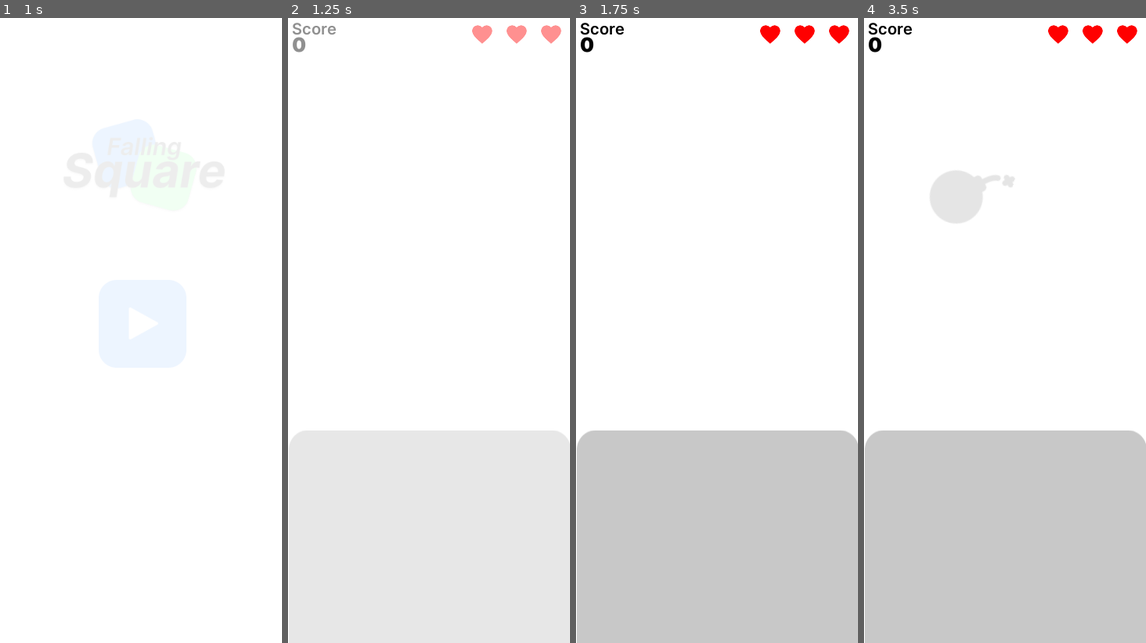
Above: before the commit, frames 1-4 (left to right).
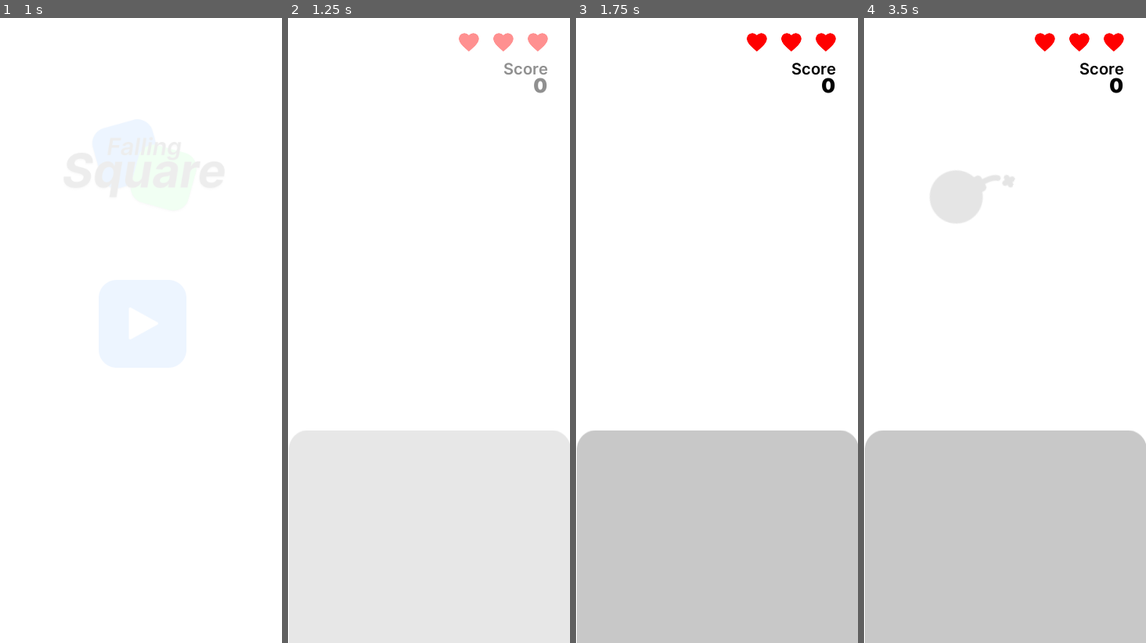
Above: after the commit, the same moments.

Repository: EmilienLeroy/FallingSquare
Game: Godot game, scene res://main.tscn
Same seed, same stepped clock (60 frames per second), same inputs: the game is played once before the commit and once after it.
Inputs (mouse positions are in pixels of both pictures, inside the frame that each line leads up to):
- Up to frame 1 (1 s): click (143, 324) at 0.5 s
- Up to frame 2 (1.25 s): no input
- Up to frame 3 (1.75 s): move the mouse to (779, 299) at 1.27 s; click (779, 299) at 1.42 s
- Up to frame 4 (3.5 s): tap Enter at 2 s; move the mouse to (948, 361) at 2.02 s; click (948, 361) at 2.17 s; tap Space at 2.75 s; move the mouse to (965, 61) at 2.77 s; click (965, 61) at 2.92 s

Frame 1 is identical in both runs. In frame 2, 1.2% of the frame differs, in the area x 1-97%, y 0-13%; in frame 3, 1.3%; in frame 4, 1.3%.

Commit message:
💄 Update score position
This prevent score to be display behind the camera of some phone

Diff:
--- a/components/score.tscn
+++ b/components/score.tscn
@@ -22,19 +22,20 @@
 script = ExtResource( 1 )
 
 [node name="Info" type="Label" parent="."]
-margin_left = 5.0
-margin_top = 4.0
-margin_right = 45.0
-margin_bottom = 18.0
+margin_left = 275.0
+margin_top = 55.0
+margin_right = 332.0
+margin_bottom = 80.0
 custom_colors/font_color = Color( 0, 0, 0, 1 )
 custom_fonts/font = SubResource( 2 )
 text = "Score"
 
 [node name="Value" type="Label" parent="."]
-margin_left = 5.0
-margin_top = 21.0
-margin_right = 61.0
-margin_bottom = 53.0
+margin_left = 275.0
+margin_top = 73.0
+margin_right = 331.0
+margin_bottom = 105.0
 custom_colors/font_color = Color( 0, 0, 0, 1 )
 custom_fonts/font = SubResource( 4 )
 text = "0"
+align = 2
--- a/views/game.tscn
+++ b/views/game.tscn
@@ -17,10 +17,10 @@
 [node name="Front" type="CanvasLayer" parent="."]
 
 [node name="Life" parent="Front" instance=ExtResource( 1 )]
-margin_left = -133.0
-margin_top = 4.0
-margin_right = -1.0
-margin_bottom = 46.0
+margin_left = -150.0
+margin_top = 14.0
+margin_right = -18.0
+margin_bottom = 56.0
 
 [node name="Zone" parent="." instance=ExtResource( 2 )]
 position = Vector2( 0, 529 )
